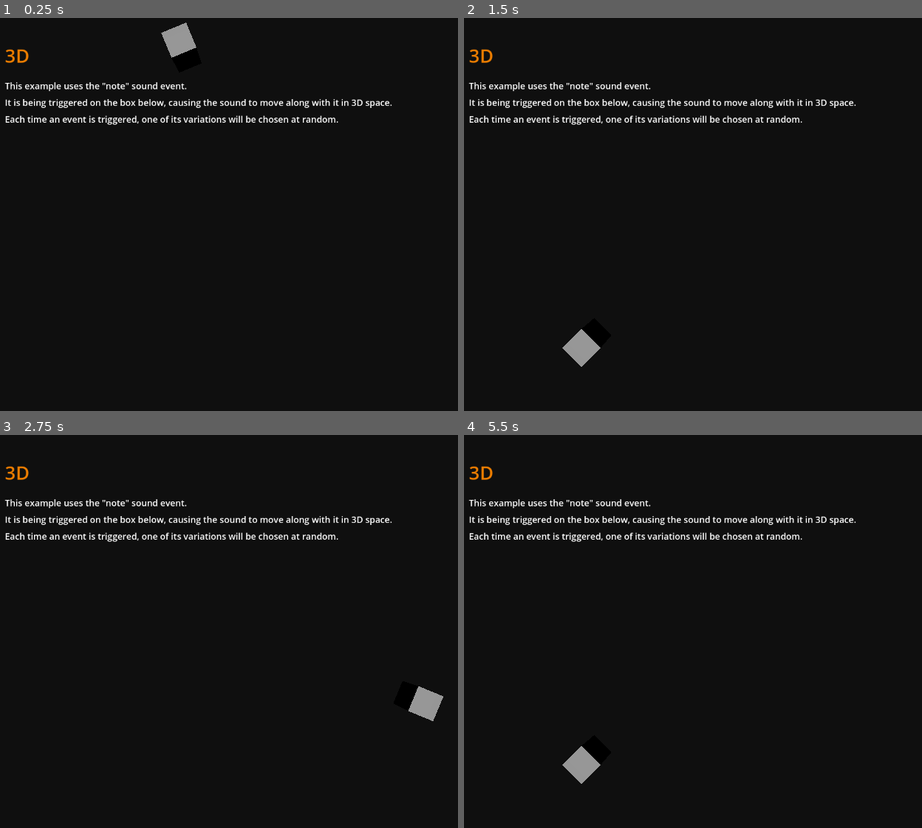
Above: before the commit, frames 1-4 (two rows, left to right).
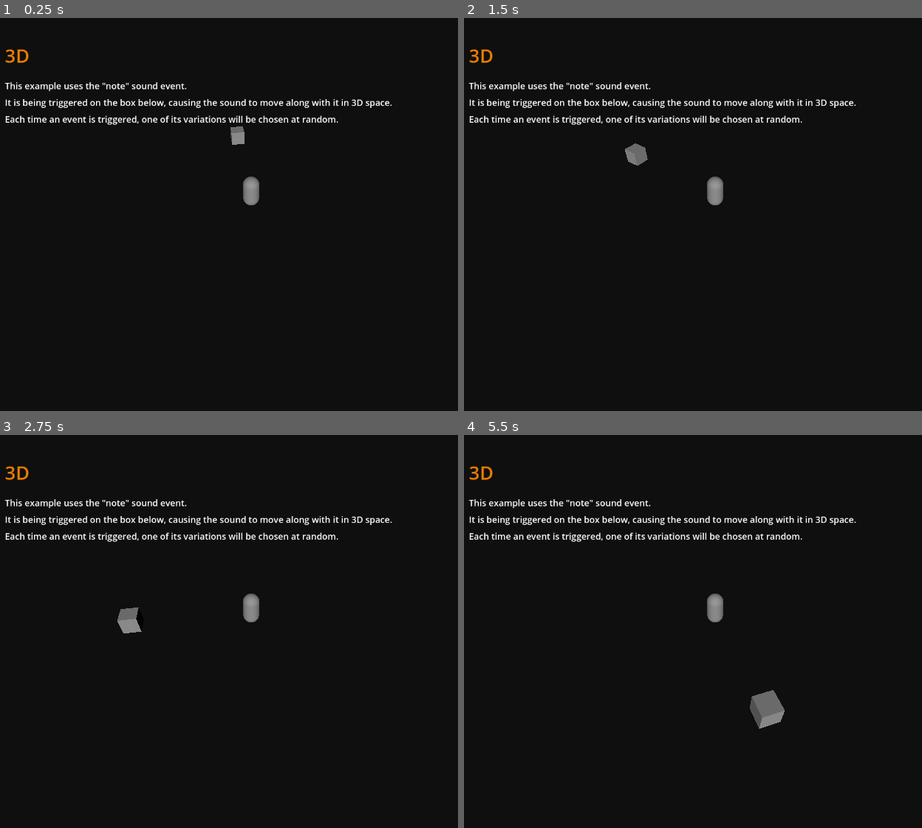
Above: after the commit, the same moments.

Repository: hugemenace/resonate
Game: Godot game, scene res://examples/3D/3d.tscn
The game is run twice, just before and just after one commit, with the same random seed, the same clock (stepped at 60 frames per second) and the same inputs. The project has no main scene, so this scene is started directly.
Inputs:
- Up to frame 1 (0.25 s): no input
- Up to frame 2 (1.5 s): hold 4 (four) 0.53-1.28 s; tap 1 (one) at 1.35 s
- Up to frame 3 (2.75 s): hold 3 (three) from 2.03 s (still down)
- Up to frame 4 (5.5 s): release 3 (three) at 2.78 s; tap 2 (two) at 2.85 s; hold 4 (four) 3.53-4.28 s; tap 1 (one) at 4.35 s; hold 3 (three) from 5.03 s (still down)

The runs differ from the first frame. In frame 1, 0.8% of the frame differs, in the area x 35-57%, y 1-48%; in frame 2, 0.8%; in frame 3, 0.9%; in frame 4, 1.2%, in the area x 21-70%, y 40-89%.

Commit message:
chore: tidy up and replace the sound in the 3D example scene

Diff:
--- a/examples/3D/3d.gd
+++ b/examples/3D/3d.gd
@@ -7,11 +7,9 @@
 # the event is triggered. This allows for less repetitive sounding events.
 
 
-@onready var note_interval = $NoteInterval
 @onready var moving_target = $Pivot/MovingTarget
 
 var _sound_ready: bool = false
-var _instance: PooledAudioStreamPlayer3D
 
 
 func _ready() -> void:
@@ -19,15 +17,6 @@
 	# it's advised that you connect via its "loaded" event before triggering
 	# sounds. In this script we're using _sound_ready to mark it as ready.
 	SoundManager.loaded.connect(on_sound_manager_loaded)
-
-	note_interval.timeout.connect(on_note_interval_timeout)
-
-
-func on_note_interval_timeout() -> void:
-	if not _sound_ready:
-		return
-
-	_instance.trigger()
 
 
 func on_sound_manager_loaded() -> void:
@@ -37,4 +26,4 @@
 	# so that you can pass them any Node2D or Node3D class (or child thereof)
 	# and they'll automatically detect whether the player should be spawned
 	# in 2D or 3D space. It'll also return the appropriate Pooled* player.
-	_instance = SoundManager.instance_on_node("2d", "note", moving_target)
+	SoundManager.play_on_node("3d", "drums", moving_target)
--- a/examples/3D/3d.tscn
+++ b/examples/3D/3d.tscn
@@ -1,20 +1,20 @@
-[gd_scene load_steps=12 format=3 uid="uid://3kswph4l3ba6"]
+[gd_scene load_steps=11 format=3 uid="uid://3kswph4l3ba6"]
 
 [ext_resource type="Script" path="res://examples/3d/3d.gd" id="1_4y185"]
 [ext_resource type="Script" path="res://addons/audio_manager/sound_manager/sound_bank.gd" id="2_xngck"]
 [ext_resource type="Script" path="res://addons/audio_manager/sound_manager/sound_event_resource.gd" id="3_3oot1"]
-[ext_resource type="AudioStream" uid="uid://de550fklyhu88" path="res://audio/sounds/note_c5.wav" id="4_rl4lw"]
-[ext_resource type="AudioStream" uid="uid://b35ao3bdtstka" path="res://audio/sounds/note_e5.wav" id="5_b2t1o"]
-[ext_resource type="AudioStream" uid="uid://bmg3dvylup5k" path="res://audio/sounds/note_g5.wav" id="6_yqxja"]
+[ext_resource type="AudioStream" uid="uid://bcv4ev20vqxx2" path="res://audio/music_stems/house_drums_stem.mp3" id="4_lnff3"]
 [ext_resource type="LabelSettings" uid="uid://tysg4xge4hsu" path="res://shared/title_label_settings.tres" id="7_ythoj"]
 [ext_resource type="LabelSettings" uid="uid://bldprl7vev3uv" path="res://shared/description_label_settings.tres" id="8_6qcxl"]
 [ext_resource type="Script" path="res://examples/3d/pivot.gd" id="9_leetf"]
 
 [sub_resource type="Resource" id="Resource_5hea7"]
 script = ExtResource("3_3oot1")
-name = "note"
+name = "drums"
 bus = ""
-streams = Array[AudioStream]([ExtResource("4_rl4lw"), ExtResource("5_b2t1o"), ExtResource("6_yqxja")])
+streams = Array[AudioStream]([ExtResource("4_lnff3")])
+
+[sub_resource type="CapsuleMesh" id="CapsuleMesh_ajqyv"]
 
 [sub_resource type="BoxMesh" id="BoxMesh_aceq4"]
 
@@ -23,7 +23,7 @@
 
 [node name="SoundBank" type="Node" parent="."]
 script = ExtResource("2_xngck")
-label = "2d"
+label = "3d"
 events = Array[ExtResource("3_3oot1")]([SubResource("Resource_5hea7")])
 
 [node name="Title" type="Label" parent="."]
@@ -45,11 +45,10 @@
 Each time an event is triggered, one of its variations will be chosen at random."
 label_settings = ExtResource("8_6qcxl")
 
-[node name="NoteInterval" type="Timer" parent="."]
-wait_time = 0.25
-autostart = true
+[node name="AudioListener3D" type="AudioListener3D" parent="."]
 
-[node name="AudioListener3D" type="AudioListener3D" parent="."]
+[node name="ListenerMesh" type="MeshInstance3D" parent="AudioListener3D"]
+mesh = SubResource("CapsuleMesh_ajqyv")
 
 [node name="Pivot" type="Node3D" parent="."]
 script = ExtResource("9_leetf")
@@ -60,7 +59,7 @@
 skeleton = NodePath("../..")
 
 [node name="DirectionalLight3D" type="DirectionalLight3D" parent="."]
-transform = Transform3D(1, 0, 0, 0, -4.37114e-08, 1, 0, -1, -4.37114e-08, 0, 40, 0)
+transform = Transform3D(1, 0, 0, 0, 0.866025, 0.5, 0, -0.5, 0.866025, 0, 19, 27)
 
 [node name="Camera3D" type="Camera3D" parent="."]
-transform = Transform3D(1, 0, 0, 0, -4.37114e-08, 1, 0, -1, -4.37114e-08, 0, 10, 0)
+transform = Transform3D(1, 0, 0, 0, 0.707107, 0.707107, 0, -0.707107, 0.707107, 0, 10, 12)
--- a/examples/3D/pivot.gd
+++ b/examples/3D/pivot.gd
@@ -2,4 +2,4 @@
 
 
 func _process(p_delta):
-	rotate_y(TAU * p_delta * 0.25)
+	rotate_y(TAU * p_delta * 0.1)
